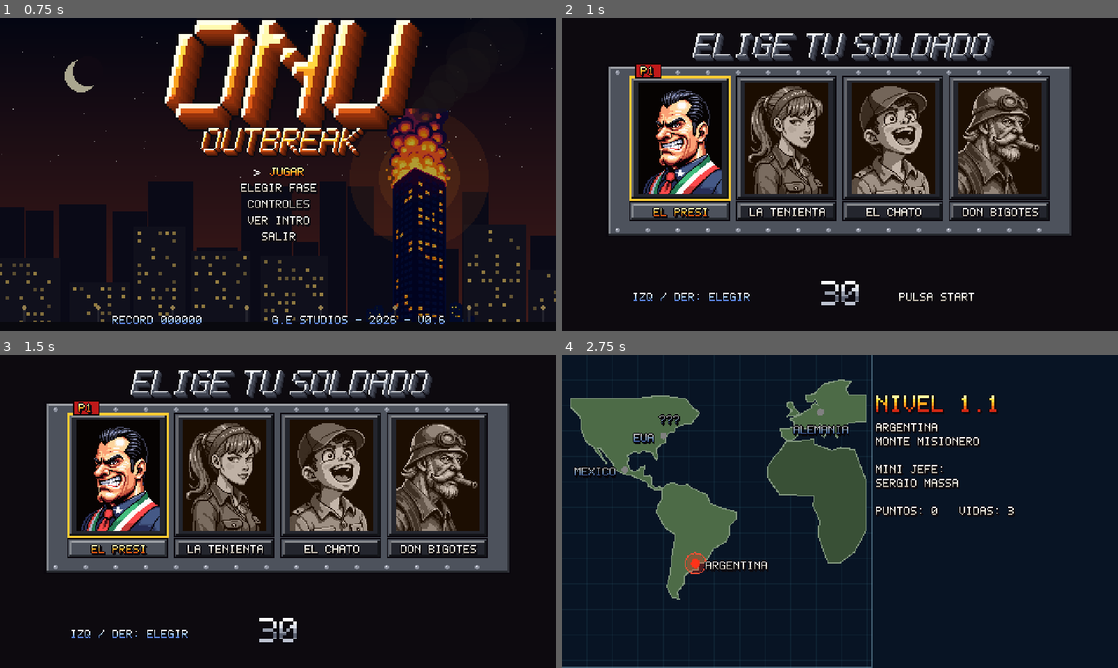
Above: before the commit, frames 1-4 (two rows, left to right).
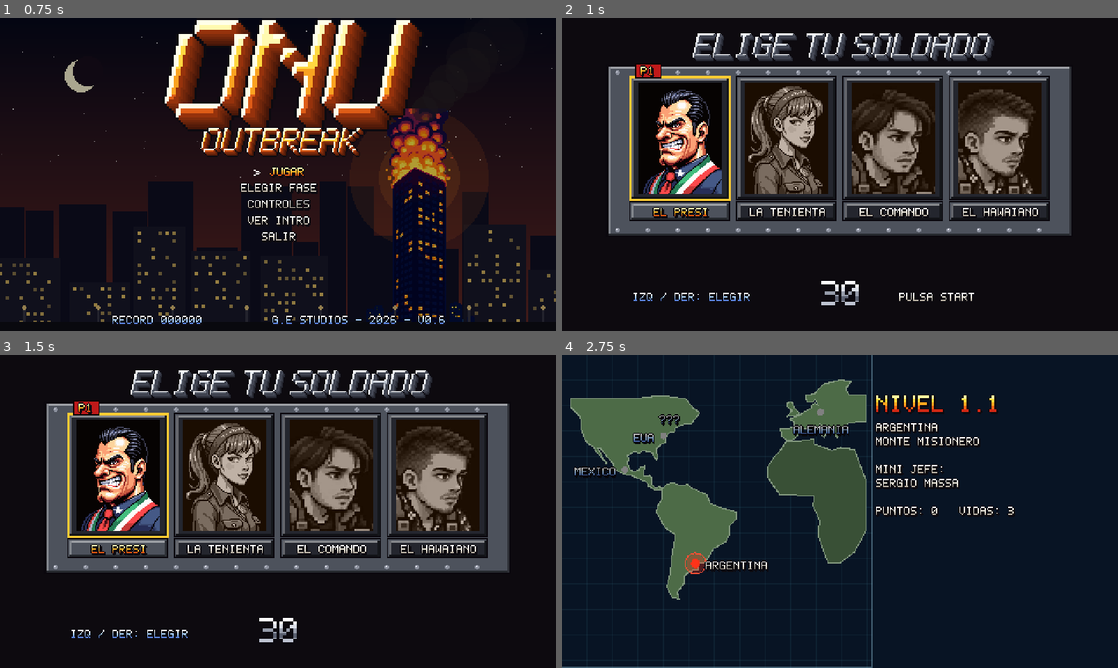
Above: after the commit, the same moments.

Repository: revtiger/Contra-Typebeat
Game: Godot game, scene res://scenes/intro.tscn
The game is run twice, just before and just after one commit, with the same random seed, the same clock (stepped at 60 frames per second) and the same inputs.
Inputs:
- Up to frame 1 (0.75 s): tap Enter (restart) at 0.5 s; hold Right (right) from 0.53 s (still down); tap C (grenade) at 0.6 s
- Up to frame 2 (1 s): keep holding Right (right); tap Z (jump) at 0.77 s
- Up to frame 3 (1.5 s): keep holding Right (right); tap X (shoot) at 1.35 s
- Up to frame 4 (2.75 s): tap Z (jump) at 1.52 s; release Right (right) at 2.03 s; hold Left (left) from 2.03 s (still down); tap Space at 2.1 s

Frame 1 is identical in both runs. In frame 2, 6.1% of the frame differs, in the area x 52-86%, y 21-64%; in frame 3, 6.1%; in frame 4, nothing differs.

Commit message:
ELIGE TU SOLDADO: El Comando y El Hawaiano sustituyen a El Chato y Don Bigotes
Dos soldados diseñados por Eduardo con ChatGPT (originales en
tools/sprites/chatgpt/). chatgpt_heroes.py recorta sus retratos y
portraits.py los usa como los de PixelLab. Sus sprites de juego son
provisionales (humans.py con sus colores) hasta tener los definitivos.
Prueba automática: hero=<id> para jugar con un soldado concreto.

Co-Authored-By: Claude Opus 5.5 <noreply@anthropic.com>

Diff:
--- a/assets/sprites/player_meta.json
+++ b/assets/sprites/player_meta.json
@@ -2,8 +2,8 @@
  "heroes": [
   "presi",
   "tenienta",
-  "chato",
-  "bigotes"
+  "comando",
+  "hawaiano"
  ],
  "frame": [
   48,
--- a/scripts/select.gd
+++ b/scripts/select.gd
@@ -7,7 +7,8 @@
 const LogoText = preload("res://scripts/logo_text.gd")
 
 ## id del soldado (sprites player_<id>_*.png) y nombre en la placa
-const SOLDIERS := [["presi", "EL PRESI"], ["tenienta", "LA TENIENTA"], ["chato", "EL CHATO"], ["bigotes", "DON BIGOTES"]]
+## Los dos últimos son diseños de Eduardo (nombres provisionales)
+const SOLDIERS := [["presi", "EL PRESI"], ["tenienta", "LA TENIENTA"], ["comando", "EL COMANDO"], ["hawaiano", "EL HAWAIANO"]]
 const WIN := Vector2(84, 104)
 const STEP := 92.0
 const X0 := 60.0
--- a/tests/autoplay.gd
+++ b/tests/autoplay.gd
@@ -27,6 +27,8 @@
 			out_dir = a.substr(4)
 		elif a.begins_with("level="):
 			level_idx = int(a.substr(6))
+		elif a.begins_with("hero="):
+			Game.hero = a.substr(5)  # soldado preseleccionado en ELIGE TU SOLDADO
 		elif a.begins_with("every="):
 			shot_every = maxi(int(a.substr(6)), 1)
 		elif a == "boss":
Binary file removed: assets/sprites/player_bigotes_death.png
Binary file removed: assets/sprites/player_bigotes_legs.png
Binary file removed: assets/sprites/player_bigotes_torso.png
Binary file removed: assets/sprites/player_chato_death.png
Binary file removed: assets/sprites/player_chato_legs.png
Binary file removed: assets/sprites/player_chato_torso.png
Binary file added: assets/sprites/player_comando_death.png
Not shown, changed: assets/sprites/player_comando_death.png.import
Binary file added: assets/sprites/player_comando_legs.png
Not shown, changed: assets/sprites/player_comando_legs.png.import
Binary file added: assets/sprites/player_comando_torso.png
Not shown, changed: assets/sprites/player_comando_torso.png.import
(and 18 more such lines)
